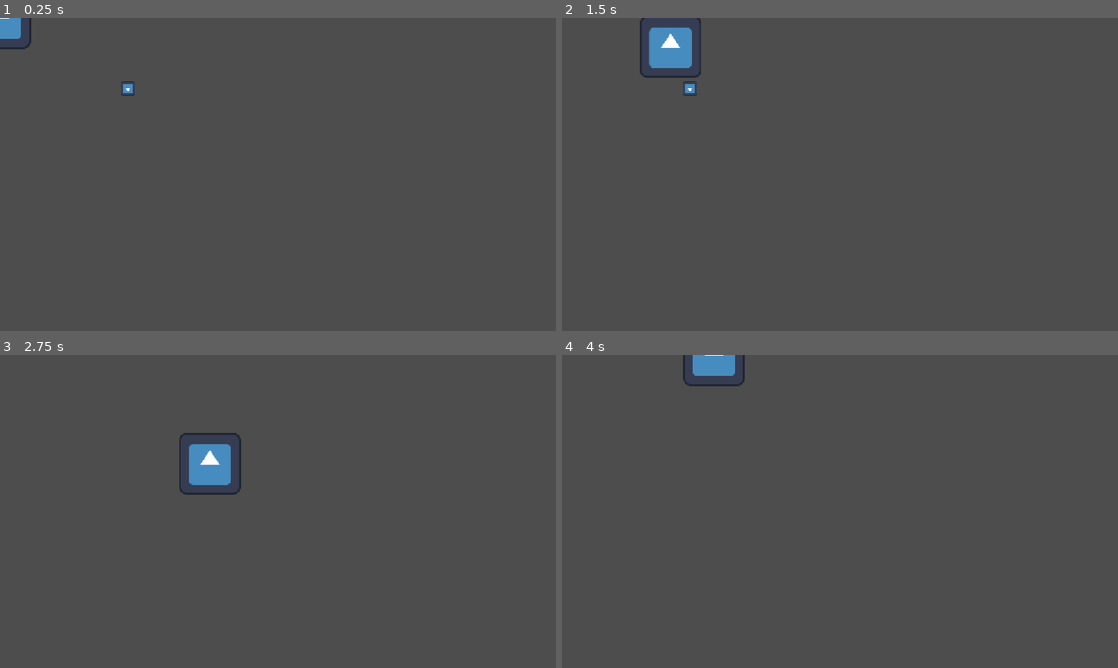
Above: before the commit, frames 1-4 (two rows, left to right).
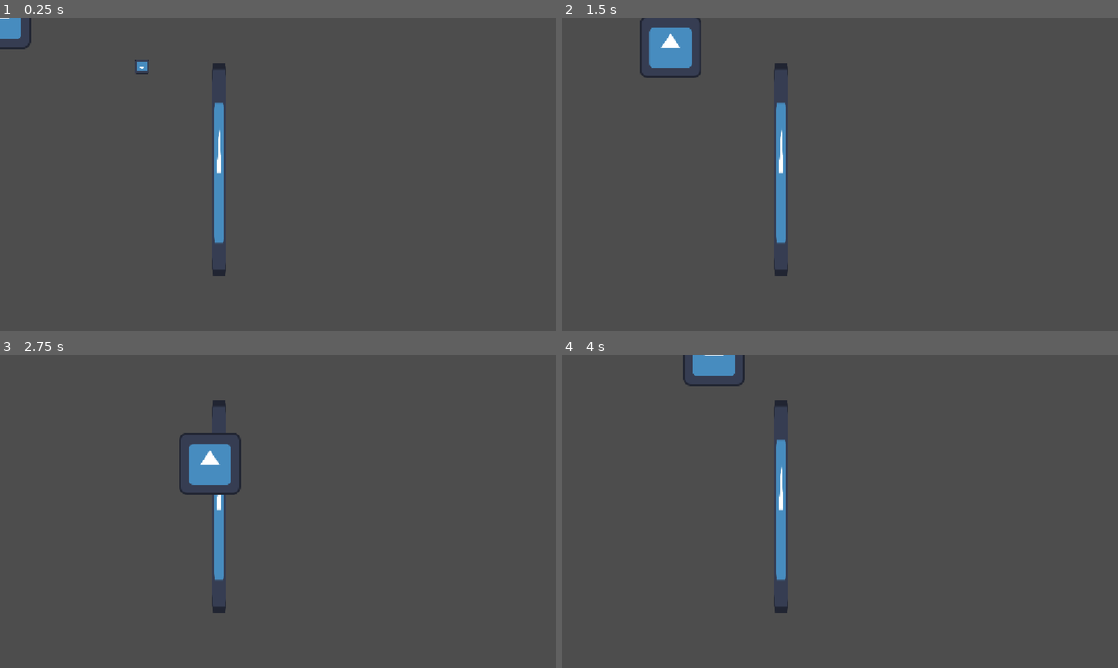
Above: after the commit, the same moments.

Repository: ChrisOnions/Gamejam26gmtk
Game: Godot game, scene res://scenes/main.tscn
The game is run twice, just before and just after one commit, with the same random seed, the same clock (stepped at 60 frames per second) and the same inputs. The engine's default icon, where the game draws it, is replaced by a stand-in: a white triangle on a blue panel in a dark square.
Inputs:
- Up to frame 1 (0.25 s): no input
- Up to frame 2 (1.5 s): tap Enter at 0.5 s; hold D (Move_Right) 0.53-1.28 s; tap E (Interact) at 0.6, 1.35 s; hold S (Move_Down) from 1.28 s (still down)
- Up to frame 3 (2.75 s): release S (Move_Down) at 2.03 s; hold D (Move_Right) from 2.03 s (still down); tap E (Interact) at 2.1 s
- Up to frame 4 (4 s): release D (Move_Right) at 2.78 s; hold W (Move_UP) 2.78-3.53 s; tap E (Interact) at 2.85, 3.6 s; hold A (Move_Left) from 3.53 s (still down)

The runs differ from the first frame. In frame 1, 1.0% of the frame differs, in the area x 21-41%, y 13-83%; in frame 2, 1.0%; in frame 3, 0.6%; in frame 4, 0.9%.

Commit message:
head times added, waterfall sand
Flip head mechanic sees to be working there will probably be bugs but thats ok
sand waterfall is added.

Diff:
--- a/scenes/entities/sand.gd
+++ b/scenes/entities/sand.gd
@@ -1,12 +1,8 @@
 extends Node2D
-
-
-
-
 
 func _on_area_2d_body_entered(body: Node2D) -> void:
 	if body is PLAYER :
 		GameManager.player.add_sand()
-		print(GameManager.player.sand)
+		print(GameManager.player.max_sand)
 		self.queue_free()
 	pass # Replace with function body.
--- /dev/null
+++ b/scenes/entities/sand_waterfall.gd
@@ -0,0 +1,10 @@
+extends Node2D
+
+func _on_area_2d_body_entered(body: Node2D) -> void:
+	if body is PLAYER and not body.Sand_refilling:
+		print("refilling")
+		body.refill_sand()
+
+func _on_area_2d_body_exited(body: Node2D) -> void:
+	if body is PLAYER:
+		body.Sand_refilling = false
--- /dev/null
+++ b/scenes/entities/sand_waterfall.tscn
@@ -0,0 +1,25 @@
+[gd_scene format=3 uid="uid://cy0vrvj4a15md"]
+
+[ext_resource type="Script" uid="uid://tc0tit536i4v" path="res://scenes/entities/sand_waterfall.gd" id="1_20y5t"]
+[ext_resource type="Texture2D" uid="uid://gg5rua1yrnf4" path="res://assets/icon.svg" id="1_k04di"]
+
+[sub_resource type="RectangleShape2D" id="RectangleShape2D_l0ub4"]
+size = Vector2(55, 440)
+
+[node name="Sand_Waterfall" type="Node2D" unique_id=327898283]
+script = ExtResource("1_20y5t")
+
+[node name="Area2D" type="Area2D" parent="." unique_id=1462616130]
+position = Vector2(180, 249)
+
+[node name="Sprite2D" type="Sprite2D" parent="Area2D" unique_id=1719201327]
+position = Vector2(34, 5)
+scale = Vector2(0.234375, 3.453125)
+texture = ExtResource("1_k04di")
+
+[node name="CollisionShape2D" type="CollisionShape2D" parent="Area2D" unique_id=1679948916]
+position = Vector2(34, 12)
+shape = SubResource("RectangleShape2D_l0ub4")
+
+[connection signal="body_entered" from="Area2D" to="." method="_on_area_2d_body_entered"]
+[connection signal="body_exited" from="Area2D" to="." method="_on_area_2d_body_exited"]
--- a/scenes/main.tscn
+++ b/scenes/main.tscn
@@ -2,6 +2,7 @@
 
 [ext_resource type="Script" uid="uid://cc5kfd1jdafmf" path="res://scripts/main.gd" id="1_o5qli"]
 [ext_resource type="PackedScene" uid="uid://cjxe230cnky80" path="res://scenes/entities/sand.tscn" id="2_0wfyh"]
+[ext_resource type="PackedScene" uid="uid://cy0vrvj4a15md" path="res://scenes/entities/sand_waterfall.tscn" id="3_sugp2"]
 
 [node name="Main" type="Node" unique_id=1486335504]
 script = ExtResource("1_o5qli")
@@ -9,4 +10,7 @@
 [node name="CanvasLayer" type="CanvasLayer" parent="." unique_id=215463748]
 
 [node name="Sand" parent="." unique_id=608667906 instance=ExtResource("2_0wfyh")]
-position = Vector2(265, 146)
+position = Vector2(294, 101)
+
+[node name="Sand_Waterfall" parent="." unique_id=327898283 instance=ExtResource("3_sugp2")]
+position = Vector2(240, 60)
--- a/scenes/player/Player_2d.tscn
+++ b/scenes/player/Player_2d.tscn
@@ -8,6 +8,7 @@
 
 [node name="Player2d" type="CharacterBody2D" unique_id=1764116379]
 script = ExtResource("1_as2q7")
+max_sand = 10.0
 
 [node name="CollisionShape2D" type="CollisionShape2D" parent="." unique_id=452951448]
 position = Vector2(-0.5, -1)
@@ -15,3 +16,11 @@
 
 [node name="Sprite2D" type="Sprite2D" parent="." unique_id=997297988]
 texture = ExtResource("2_ie5yh")
+
+[node name="Head_Timer" type="Timer" parent="." unique_id=559009034]
+autostart = true
+
+[node name="Flip_Timer" type="Timer" parent="." unique_id=1156739409]
+
+[connection signal="timeout" from="Head_Timer" to="." method="_on_head_timer_timeout"]
+[connection signal="timeout" from="Flip_Timer" to="." method="_on_flip_timer_timeout"]
--- a/scenes/player/player_2d.gd
+++ b/scenes/player/player_2d.gd
@@ -1,17 +1,30 @@
 extends CharacterBody2D
 class_name PLAYER
+
+
 @export var sprite_2d: Sprite2D
+
+@onready var head_timer: Timer = $Head_Timer
+@onready var flip_timer: Timer = $Flip_Timer
+
+@export var max_sand: float
+var current_sand: float
+
+var Sand_refilling : bool = true
+
 var Player_2d : CharacterBody2D
 const SPEED = 300.0
-var sand: int
 
 func _ready() -> void:
+	current_sand = max_sand
+	Sand_refilling = false
 	GameManager.player = self
 
 func _physics_process(delta: float) -> void:
-	if Input.is_action_just_pressed("Interact"):
-		if is_in_group("collectables"):
-			print("Interacted with ...")
+	if head_timer.time_left > 0:
+		print("Head - " ,int(head_timer.time_left))
+	elif flip_timer.time_left > 0:
+		print("Flip - " , int(flip_timer.time_left))
 	var input_dir := Input.get_vector("Move_Left", "Move_Right", "Move_UP", "Move_Down")
 	if input_dir:
 		velocity = input_dir * SPEED
@@ -20,4 +33,29 @@
 	move_and_slide()
 
 func add_sand():
-	sand += 1
+	max_sand += 1
+
+func refill_sand():
+	flip_timer.stop()
+	Sand_refilling = true
+	while Sand_refilling and current_sand < max_sand:
+		current_sand += 0.5
+		if current_sand >= max_sand:
+			current_sand = max_sand
+			Sand_refilling = false
+		await get_tree().create_timer(0.05).timeout
+	head_timer.start(max_sand)
+
+func Remove_sand():
+	pass
+
+func player_death():
+	queue_free()
+
+func _on_head_timer_timeout() -> void:
+	head_timer.stop()
+	flip_timer.start(max_sand)
+
+func _on_flip_timer_timeout() -> void:
+	flip_timer.stop()
+	player_death()
Not shown, added: scenes/entities/sand_waterfall.gd.uid
